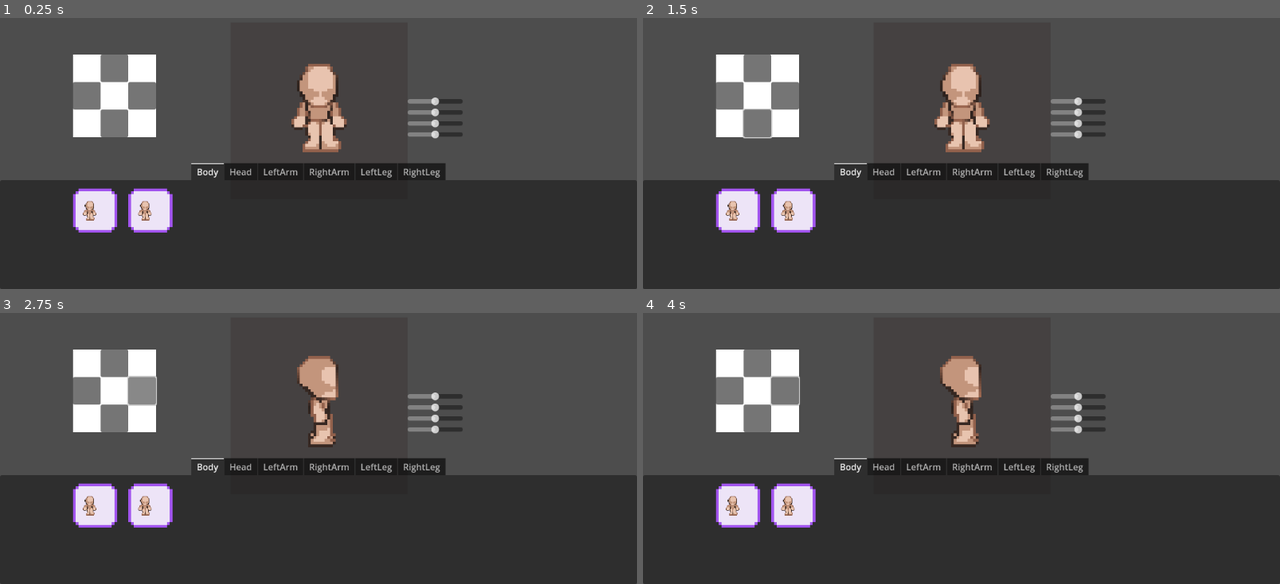
Above: before the commit, frames 1-4 (two rows, left to right).
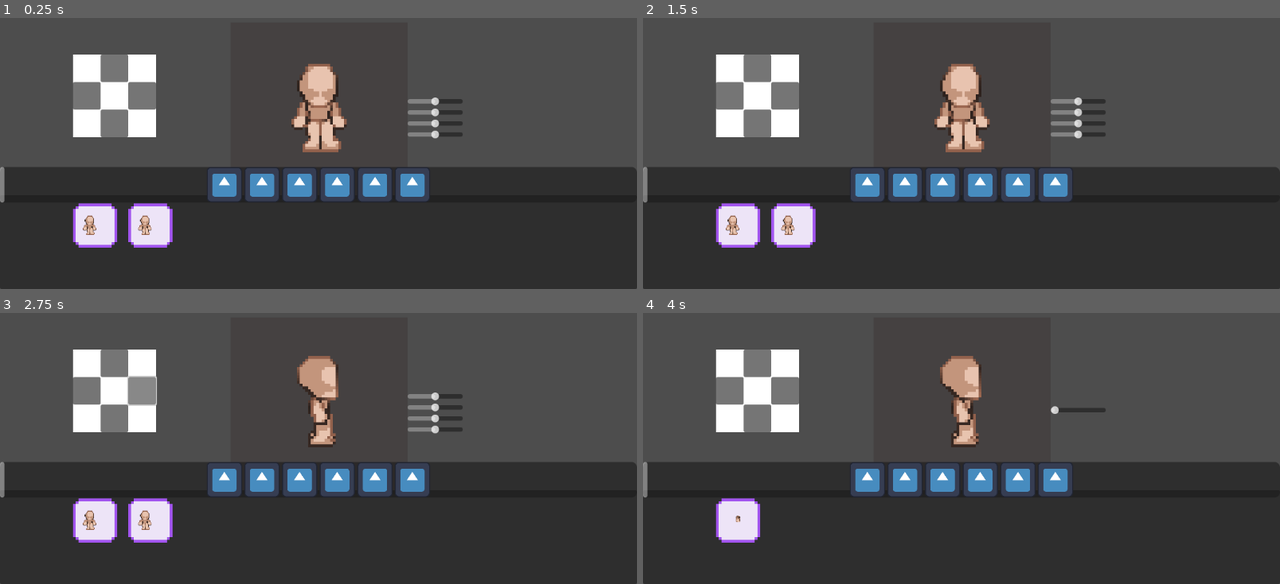
Above: after the commit, the same moments.

Repository: p1petto/CharacterMakerNew
Game: Godot game, scene res://Scenes/maker.tscn
Same seed, same stepped clock (60 frames per second), same inputs: the game is played once before the commit and once after it. The engine's default icon, where the game draws it, is replaced by a stand-in: a white triangle on a blue panel in a dark square.
Inputs (mouse positions are in pixels of both pictures, inside the frame that each line leads up to):
- Up to frame 1 (0.25 s): no input
- Up to frame 2 (1.5 s): click (757, 123) at 0.5 s; click (865, 186) at 1.27 s
- Up to frame 3 (2.75 s): click (140, 391) at 2 s
- Up to frame 4 (4 s): click (904, 481) at 2.77 s; click (942, 481) at 3.52 s

The runs differ from the first frame. In frame 1, 9.4% of the frame differs, in the area x 0-100%, y 53-85%; in frame 2, 9.4%; in frame 3, 9.4%; in frame 4, 10%, in the area x 0-100%, y 23-85%.

Commit message:
Панель каталога переделана на кастомную

Diff:
--- /dev/null
+++ b/Scenes/UI/catalog_type_slot.tscn
@@ -0,0 +1,13 @@
+[gd_scene load_steps=3 format=3 uid="uid://dlh4213axca2d"]
+
+[ext_resource type="Texture2D" uid="uid://3yagfiq0l2yf" path="res://icon.svg" id="1_q2jm4"]
+[ext_resource type="Script" path="res://Scripts/UI/catalog_type_slot.gd" id="2_ww2qa"]
+
+[node name="CatalogTypeSlot" type="TextureButton"]
+custom_minimum_size = Vector2(64, 64)
+texture_normal = ExtResource("1_q2jm4")
+ignore_texture_size = true
+stretch_mode = 0
+script = ExtResource("2_ww2qa")
+
+[connection signal="button_up" from="." to="." method="_on_button_up"]
--- a/Scenes/maker.tscn
+++ b/Scenes/maker.tscn
@@ -1,9 +1,10 @@
-[gd_scene load_steps=15 format=3 uid="uid://bm1ycyeyegmyw"]
+[gd_scene load_steps=16 format=3 uid="uid://bm1ycyeyegmyw"]
 
 [ext_resource type="PackedScene" uid="uid://bmajra62ohwsu" path="res://Scenes/character.tscn" id="1_12d3f"]
 [ext_resource type="Script" path="res://Scripts/maker.gd" id="1_wror2"]
 [ext_resource type="Script" path="res://Scripts/UI/sliders.gd" id="3_p20pd"]
 [ext_resource type="PackedScene" uid="uid://d0dglj26dw502" path="res://Scenes/UI/CatalogList.tscn" id="4_kavcm"]
+[ext_resource type="Script" path="res://Scripts/UI/catalog.gd" id="4_mledv"]
 [ext_resource type="Script" path="res://Scripts/CatalogItemResource.gd" id="5_sbt4v"]
 [ext_resource type="Resource" uid="uid://vqtoj1obq7f6" path="res://Resources/CatalogItems/DynamicPart/Body/ManBody.tres" id="6_ehmcq"]
 [ext_resource type="Resource" uid="uid://rrelwntd3sqm" path="res://Resources/CatalogItems/DynamicPart/Body/ManBodyTest.tres" id="7_kywax"]
@@ -75,52 +76,63 @@
 size_flags_vertical = 4
 script = ExtResource("3_p20pd")
 
-[node name="Catalog" type="TabContainer" parent="UI"]
+[node name="Catalog" type="MarginContainer" parent="UI" node_paths=PackedStringArray("current_tab")]
 anchors_preset = 12
 anchor_top = 1.0
 anchor_right = 1.0
 anchor_bottom = 1.0
-offset_top = -228.0
+offset_top = -221.0
 grow_horizontal = 2
 grow_vertical = 0
-tab_alignment = 1
-current_tab = 0
-drag_to_rearrange_enabled = true
+script = ExtResource("4_mledv")
+current_tab = NodePath("CatalogContainer/Body")
 
-[node name="Body" parent="UI/Catalog" instance=ExtResource("4_kavcm")]
+[node name="CatalogContainer" type="PanelContainer" parent="UI/Catalog"]
+custom_minimum_size = Vector2(0, 170)
+layout_mode = 2
+size_flags_vertical = 8
+
+[node name="Body" parent="UI/Catalog/CatalogContainer" instance=ExtResource("4_kavcm")]
 layout_mode = 2
 catalog_items = Array[ExtResource("5_sbt4v")]([ExtResource("6_ehmcq"), ExtResource("7_kywax")])
-metadata/_tab_index = 0
 
-[node name="Head" parent="UI/Catalog" instance=ExtResource("4_kavcm")]
+[node name="Head" parent="UI/Catalog/CatalogContainer" instance=ExtResource("4_kavcm")]
 visible = false
 layout_mode = 2
 catalog_items = Array[ExtResource("5_sbt4v")]([ExtResource("7_p4rey")])
-metadata/_tab_index = 1
 
-[node name="LeftArm" parent="UI/Catalog" instance=ExtResource("4_kavcm")]
+[node name="LeftArm" parent="UI/Catalog/CatalogContainer" instance=ExtResource("4_kavcm")]
 visible = false
 layout_mode = 2
 catalog_items = Array[ExtResource("5_sbt4v")]([ExtResource("8_r55wq")])
-metadata/_tab_index = 2
 
-[node name="RightArm" parent="UI/Catalog" instance=ExtResource("4_kavcm")]
+[node name="RightArm" parent="UI/Catalog/CatalogContainer" instance=ExtResource("4_kavcm")]
 visible = false
 layout_mode = 2
 catalog_items = Array[ExtResource("5_sbt4v")]([ExtResource("9_pxshc")])
-metadata/_tab_index = 3
 
-[node name="LeftLeg" parent="UI/Catalog" instance=ExtResource("4_kavcm")]
+[node name="LeftLeg" parent="UI/Catalog/CatalogContainer" instance=ExtResource("4_kavcm")]
 visible = false
 layout_mode = 2
 catalog_items = Array[ExtResource("5_sbt4v")]([ExtResource("10_1t4ok")])
-metadata/_tab_index = 4
 
-[node name="RightLeg" parent="UI/Catalog" instance=ExtResource("4_kavcm")]
+[node name="RightLeg" parent="UI/Catalog/CatalogContainer" instance=ExtResource("4_kavcm")]
 visible = false
 layout_mode = 2
 catalog_items = Array[ExtResource("5_sbt4v")]([ExtResource("11_lknkn")])
-metadata/_tab_index = 5
+
+[node name="ButtonsScrollContainer" type="HScrollBar" parent="UI/Catalog"]
+custom_minimum_size = Vector2(0, 64.295)
+layout_mode = 2
+
+[node name="HBoxContainer" type="HBoxContainer" parent="UI/Catalog/ButtonsScrollContainer"]
+layout_mode = 1
+anchors_preset = 15
+anchor_right = 1.0
+anchor_bottom = 1.0
+grow_horizontal = 2
+grow_vertical = 2
+alignment = 1
 
 [node name="DirectionButtons" type="ColorRect" parent="UI"]
 offset_left = 132.0
@@ -183,5 +195,3 @@
 
 [node name="Camera2D" type="Camera2D" parent="."]
 position = Vector2(577, 325)
-
-[connection signal="tab_changed" from="UI/Catalog" to="UI/SliderContainer" method="_on_catalog_tab_changed"]
--- /dev/null
+++ b/Scripts/UI/buttons_scroll_container.gd
@@ -0,0 +1,11 @@
+extends HBoxContainer
+
+@onready var catallog = $"../../CatalogContainer"
+
+@export var current_tab: CustomTab
+
+func _ready() -> void:
+	for catalog_item in catallog.get_children():
+		var new_slot = load("res://Scenes/UI/catalog_type_slot.tscn").instantiate()
+		new_slot.tab_name = catalog_item.name
+		add_child(new_slot)
--- /dev/null
+++ b/Scripts/UI/catalog.gd
@@ -0,0 +1,27 @@
+extends MarginContainer
+
+@onready var catallog_container = $CatalogContainer
+@onready var button_container = $ButtonsScrollContainer/HBoxContainer
+
+@export var current_tab: CustomTab
+
+signal tab_changed
+
+func _ready() -> void:
+	for catalog_item in catallog_container.get_children():
+		var new_slot = load("res://Scenes/UI/catalog_type_slot.tscn").instantiate()
+		new_slot.tab_name = catalog_item.name
+		button_container.add_child(new_slot)
+
+	for catalog_slass in button_container.get_children():
+		catalog_slass.catalog_tab_changed.connect(_on_catalog_tab_changed)
+
+func _on_catalog_tab_changed(tab_name):
+	current_tab.visible = false
+	current_tab = find_tab(tab_name)
+	current_tab.visible = true
+	tab_changed.emit()
+	pass
+
+func find_tab(tab_name):
+	return catallog_container.get_node(tab_name)
--- a/Scripts/UI/catalog_list.gd
+++ b/Scripts/UI/catalog_list.gd
@@ -1,7 +1,9 @@
 extends MarginContainer
 
+class_name CustomTab
+
 @onready var grid = $VBoxContainer/ScrollContainer/GridContainer
-@onready var character = $"../../../SubViewportContainer/SubViewport/Character"
+@onready var character = $"../../../../SubViewportContainer/SubViewport/Character"
 
 @export var catalog_items: Array[CatalogItem] = []
 
--- /dev/null
+++ b/Scripts/UI/catalog_type_slot.gd
@@ -0,0 +1,17 @@
+extends TextureButton
+
+@export var tab_name: String
+
+signal catalog_tab_changed
+# Called when the node enters the scene tree for the first time.
+func _ready() -> void:
+	pass # Replace with function body.
+
+
+# Called every frame. 'delta' is the elapsed time since the previous frame.
+func _process(delta: float) -> void:
+	pass
+
+
+func _on_button_up() -> void:
+	catalog_tab_changed.emit(tab_name)
--- a/Scripts/UI/sliders.gd
+++ b/Scripts/UI/sliders.gd
@@ -1,13 +1,16 @@
 extends Container
 
 @onready var catallog = $"../Catalog"
+@onready var catallog_list = $"../Catalog/CatalogContainer"
 @onready var character = $"../../SubViewportContainer/SubViewport/Character"
 var slider_scene = preload("res://Scenes/custom_h_slider.tscn")
 
 func _ready() -> void:
 	character.change_sliders.connect(_on_direction_changed)
 
-	for part in catallog.get_children():
+	catallog.tab_changed.connect(_on_tab_changed)
+
+	for part in catallog_list.get_children():
 		part.change_sliders.connect(update_sliders)
 
 	for part in character.get_children():
@@ -19,7 +22,7 @@
 func _process(delta: float) -> void:
 	pass
 
-func _on_catalog_tab_changed(tab: int) -> void:
+func _on_tab_changed() -> void:
 	var direction = "down"
 	if character:
 		direction = character.cur_dir
@@ -29,7 +32,7 @@
 	update_containers_visibility(dir)
 
 func update_containers_visibility(direction: String) -> void:
-	var current_part_name = catallog.get_child(catallog.current_tab).name
+	var current_part_name = catallog.current_tab.name
 	for container in get_children():
 		var is_correct_tab = container.name.begins_with(current_part_name)
 		var is_correct_direction = false
@@ -42,6 +45,7 @@
 			is_correct_direction = true
 
 		container.visible = is_correct_tab and is_correct_direction
+		pass
 
 func _on_value_slider_changed(val, m, character_part_name, axis):
 	var character_part = character.get_node(character_part_name)
--- a/Scripts/character.gd
+++ b/Scripts/character.gd
@@ -3,7 +3,7 @@
 @onready var head = $Head
 @onready var body = $Body
 
-@onready var catallog = $"../../../UI/Catalog"
+@onready var catallog = $"../../../UI/Catalog/CatalogContainer"
 @onready var direction_controller = $"../../../UI/DirectionButtons"
 
 var cur_dir = "down"
